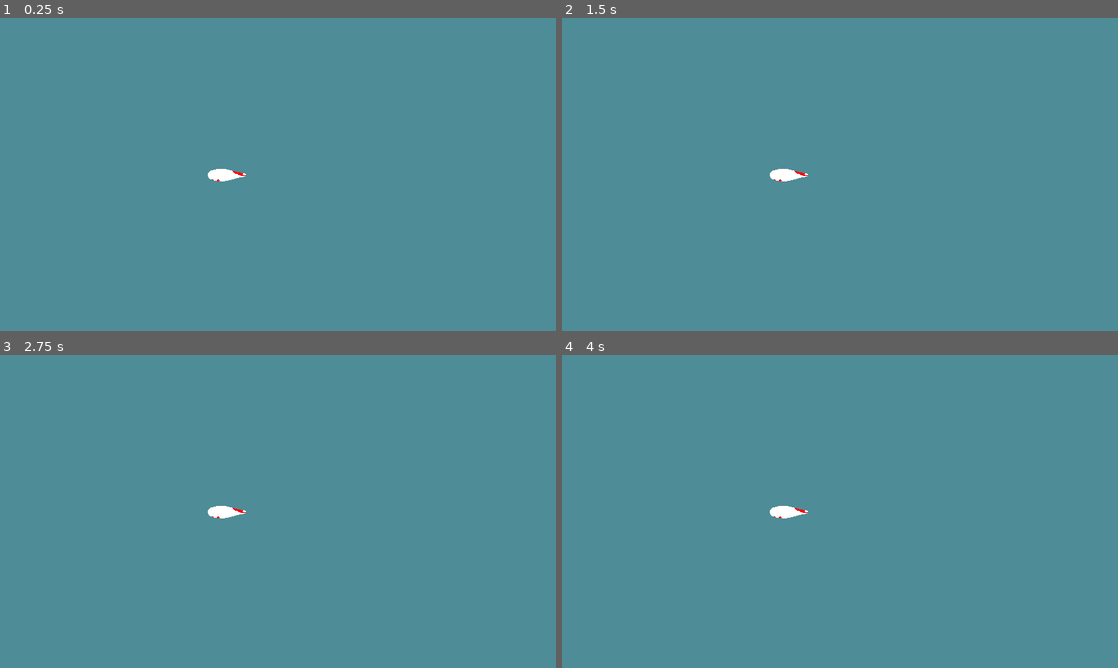
Above: before the commit, frames 1-4 (two rows, left to right).
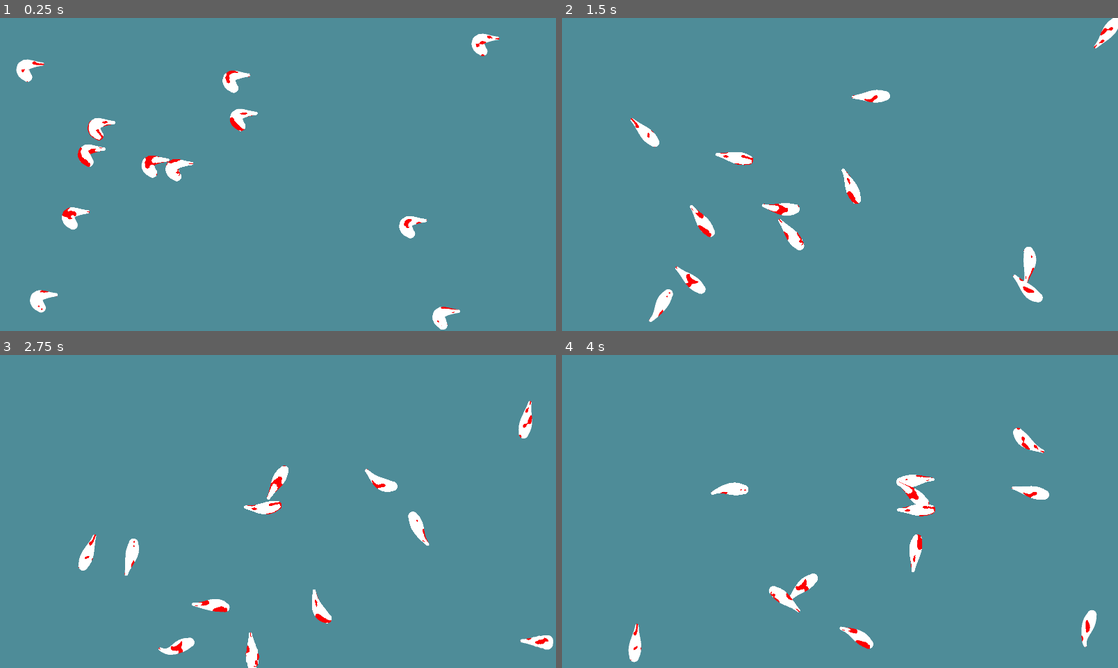
Above: after the commit, the same moments.

Repository: Dowsley/procedural-vivarium
Game: Godot game, scene res://src/game.tscn
Same seed, same stepped clock (60 frames per second), same inputs: the game is played once before the commit and once after it.
Inputs (mouse positions are in pixels of both pictures, inside the frame that each line leads up to):
- Up to frame 1 (0.25 s): no input
- Up to frame 2 (1.5 s): move the mouse to (962, 158) at 0.52 s; press the mouse at (962, 158) at 0.53 s; move the mouse to (728, 190) at 1.27 s; release the mouse at (728, 190) at 1.28 s; click (728, 190) at 1.35 s
- Up to frame 3 (2.75 s): move the mouse to (333, 442) at 2.02 s; press the mouse at (333, 442) at 2.03 s
- Up to frame 4 (4 s): move the mouse to (812, 574) at 2.77 s; release the mouse at (812, 574) at 2.78 s; click (812, 574) at 2.85 s; move the mouse to (1006, 558) at 3.52 s; press the mouse at (1006, 558) at 3.53 s

The runs differ from the first frame. In frame 1, 2.6% of the frame differs, in the area x 2-90%, y 4-100%; in frame 2, 2.6%; in frame 3, 2.5%; in frame 4, 2.5%.

Commit message:
Koi movement + multiple

Diff:
--- /dev/null
+++ b/data/koi_shape.tres
@@ -0,0 +1,5 @@
+[gd_resource type="Curve" format=3 uid="uid://sekdstxsjfog"]
+
+[resource]
+_data = [Vector2(0.0157895, 0.659341), 0.0, 0.0, 0, 0, Vector2(0.347368, 0.879121), 0.0, 0.0, 0, 0, Vector2(1, 0.230769), 0.0, 0.0, 0, 0]
+point_count = 3
--- /dev/null
+++ b/src/game.gd
@@ -0,0 +1,11 @@
+extends Node2D
+
+@export var num_kois := 3
+@export var koi_scene: PackedScene
+
+func _ready() -> void:
+	var screen_size := get_viewport_rect().size
+	for i in num_kois:
+		var koi: Koi = koi_scene.instantiate()
+		koi.position = Vector2(randi_range(0+koi.radius, screen_size.x-koi.radius), randi_range(0+koi.radius, screen_size.y-koi.radius))
+		add_child(koi)
--- a/src/game.tscn
+++ b/src/game.tscn
@@ -1,30 +1,9 @@
-[gd_scene load_steps=6 format=3 uid="uid://bif56bhg6uym3"]
+[gd_scene load_steps=3 format=3 uid="uid://bif56bhg6uym3"]
 
 [ext_resource type="PackedScene" uid="uid://cbr76dv68oqtt" path="res://src/koi.tscn" id="1_i28ue"]
-
-[sub_resource type="Curve" id="Curve_5kr7r"]
-_data = [Vector2(0.0157895, 0.659341), 0.0, 0.0, 0, 0, Vector2(0.347368, 0.879121), 0.0, 0.0, 0, 0, Vector2(1, 0.230769), 0.0, 0.0, 0, 0]
-point_count = 3
-
-[sub_resource type="Gradient" id="Gradient_3rbu3"]
-interpolation_mode = 1
-offsets = PackedFloat32Array(0, 0.197531)
-colors = PackedColorArray(0.992157, 0, 0.00784314, 1, 1, 1, 1, 1)
-
-[sub_resource type="FastNoiseLite" id="FastNoiseLite_xhdne"]
-frequency = 0.0021
-fractal_weighted_strength = 1.0
-
-[sub_resource type="NoiseTexture2D" id="NoiseTexture2D_5ss8j"]
-width = 1024
-color_ramp = SubResource("Gradient_3rbu3")
-noise = SubResource("FastNoiseLite_xhdne")
+[ext_resource type="Script" path="res://src/game.gd" id="1_keh2g"]
 
 [node name="Game" type="Node2D"]
-
-[node name="Koi" parent="." instance=ExtResource("1_i28ue")]
-position = Vector2(734, 542)
-width_curve = SubResource("Curve_5kr7r")
-texture = SubResource("NoiseTexture2D_5ss8j")
-num_segments = 12
-radius = 50
+script = ExtResource("1_keh2g")
+num_kois = 12
+koi_scene = ExtResource("1_i28ue")
--- a/src/koi.gd
+++ b/src/koi.gd
@@ -4,9 +4,13 @@
 
 @export var num_segments := 5
 @export var radius := 20
+@export var turn_speed := 0.01
+@export var random_turn_frequency := 0.5  # The higher the value, the more frequent the random turns
+@export var max_turn_angle := 0.1
+@export var velocity := Vector2(3, 3)
 
 var dist_segments := radius / 2
-var dragging_head := false
+var random_turn_angle := 0.0
 
 var head: Vector2
 
@@ -14,22 +18,20 @@
 func _ready() -> void:
 	init_segments()
 	width = radius
+	texture = texture.duplicate()
+	texture.noise = texture.noise.duplicate()
 	texture.noise.seed = randi()
 
 
-func _process(_delta: float) -> void:
-	var mouse_pos := get_local_mouse_position()
-	var is_in_area := ((mouse_pos.x > head.x - radius) && (mouse_pos.x < head.x + radius)) && ((mouse_pos.y > head.y - radius) && (mouse_pos.y < head.y + radius))
-	if not Engine.is_editor_hint():
-		if is_in_area:
-			dragging_head = Input.is_action_pressed("lmb_press")
-		else:
-			dragging_head = dragging_head && Input.is_action_pressed("lmb_press")
+func _process(delta: float) -> void:
+	random_turn()
+	ensure_within_screen_bounds()
 
-	if dragging_head:
-		points[0] = Vector2(mouse_pos)
-		head = points[0]
-		update_segments()
+	var new_pos := points[0] + velocity
+	velocity = velocity.rotated(deg_to_rad(random_turn_angle))
+	points[0] = Vector2(new_pos)
+	head = points[0]
+	update_segments()
 
 
 # Assumes the only changed segment was the head
@@ -52,3 +54,19 @@
 
 func constrain_distance(point: Vector2, anchor: Vector2, distance: float) -> Vector2:
 	return ((point - anchor).normalized() * distance) + anchor
+
+
+func ensure_within_screen_bounds() -> void:
+	var screen_size := get_viewport_rect().size
+	var global_head_pos := to_global(head)
+	if global_head_pos.x < 0 or global_head_pos.x > screen_size.x:
+		velocity.x *= -1
+	if global_head_pos.y < 0 or global_head_pos.y > screen_size.y:
+		velocity.y *= -1
+
+
+func random_turn() -> void:
+	if randf() < random_turn_frequency:
+		random_turn_angle += randf_range(-max_turn_angle, max_turn_angle) * turn_speed
+	else:
+		random_turn_angle = lerp(random_turn_angle, 0.0, 0.1)
--- a/src/koi.tscn
+++ b/src/koi.tscn
@@ -1,18 +1,21 @@
 [gd_scene load_steps=4 format=3 uid="uid://cbr76dv68oqtt"]
 
+[ext_resource type="Texture2D" uid="uid://m81ck6jqcr03" path="res://data/koi_types/utsurimono.tres" id="1_6504t"]
 [ext_resource type="Script" path="res://src/koi.gd" id="1_aic7n"]
-
-[sub_resource type="FastNoiseLite" id="FastNoiseLite_40tir"]
-
-[sub_resource type="NoiseTexture2D" id="NoiseTexture2D_5njrh"]
-noise = SubResource("FastNoiseLite_40tir")
+[ext_resource type="Curve" uid="uid://sekdstxsjfog" path="res://data/koi_shape.tres" id="1_aijw1"]
 
 [node name="Koi" type="Line2D"]
 width = 20.0
-texture = SubResource("NoiseTexture2D_5njrh")
+width_curve = ExtResource("1_aijw1")
+texture = ExtResource("1_6504t")
 texture_mode = 2
 joint_mode = 2
 begin_cap_mode = 2
 end_cap_mode = 2
 antialiased = true
 script = ExtResource("1_aic7n")
+num_segments = 12
+radius = 50
+turn_speed = 0.05
+random_turn_frequency = 0.03
+max_turn_angle = 120.0
